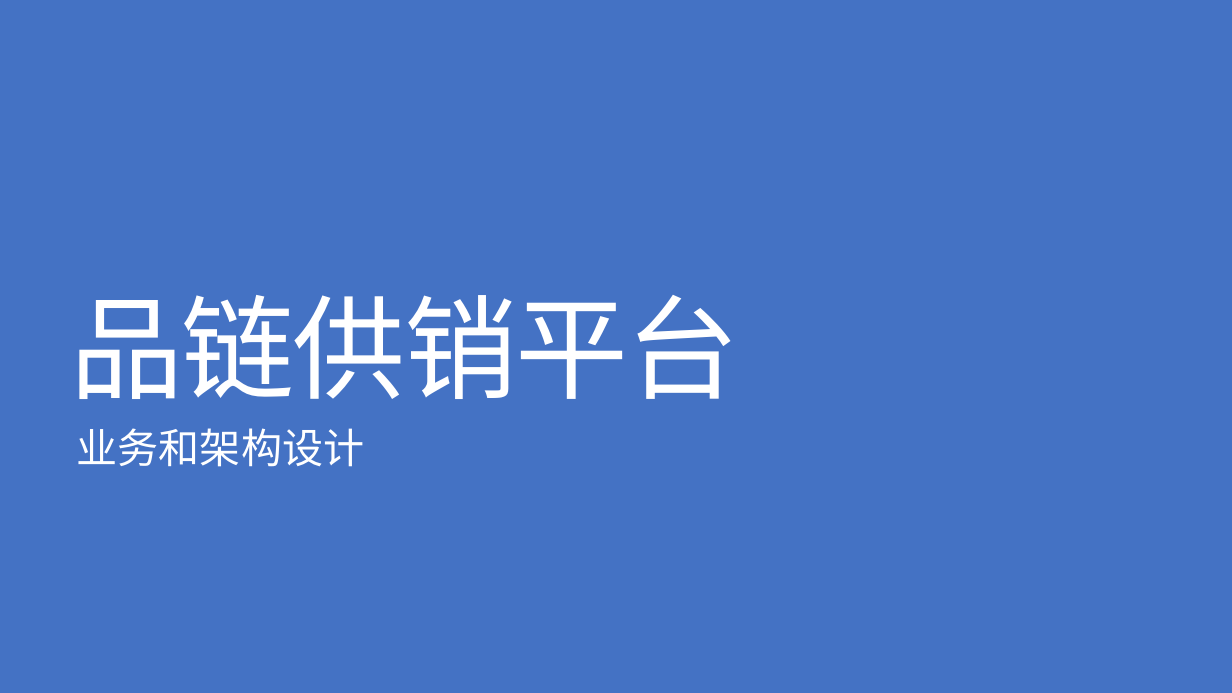
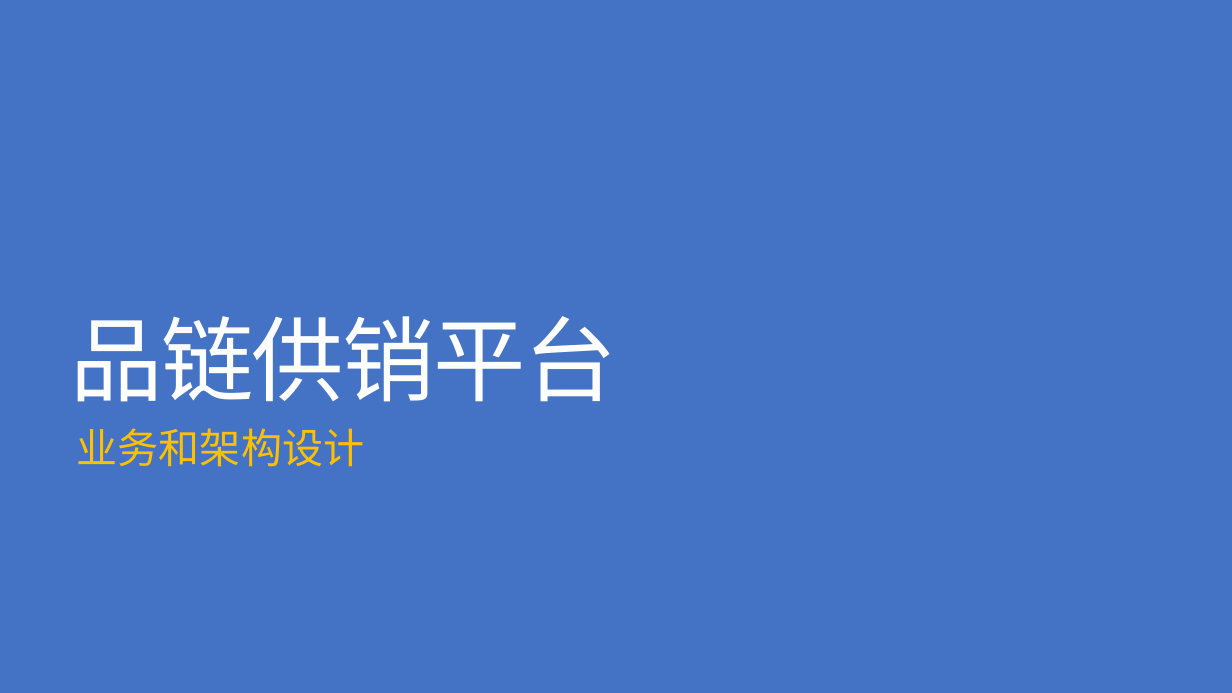
Before and after one commit to jzgi/chainsmart, a slide deck: slide 1 of Docs/品链供销平台.pptx. Drawn at 1232x693 pixels with LibreOffice and Linux fonts; fonts in the diff are those of the drawing. Boxes give left, top, right and bottom in pixels: in the first picture for what was removed or moved away, otherwise in the second. Text is boxed around its words. In the diff, an @@ line names an element or a change of style, - is before the commit and + after.

```diff
--- a/Docs/品链供销平台.pptx
+++ b/Docs/品链供销平台.pptx
@@ title "品链供销平台" at (70,316,617,402): size 88 to 72 pt @@
@@ subtitle "业务和架构设计" at (77,428,365,467): text colour #FFFFFF to #FFC000 @@
```
Also in this commit, not shown: 5 other slides changed, 2 slides added, 1 slide removed, 34 other files.
